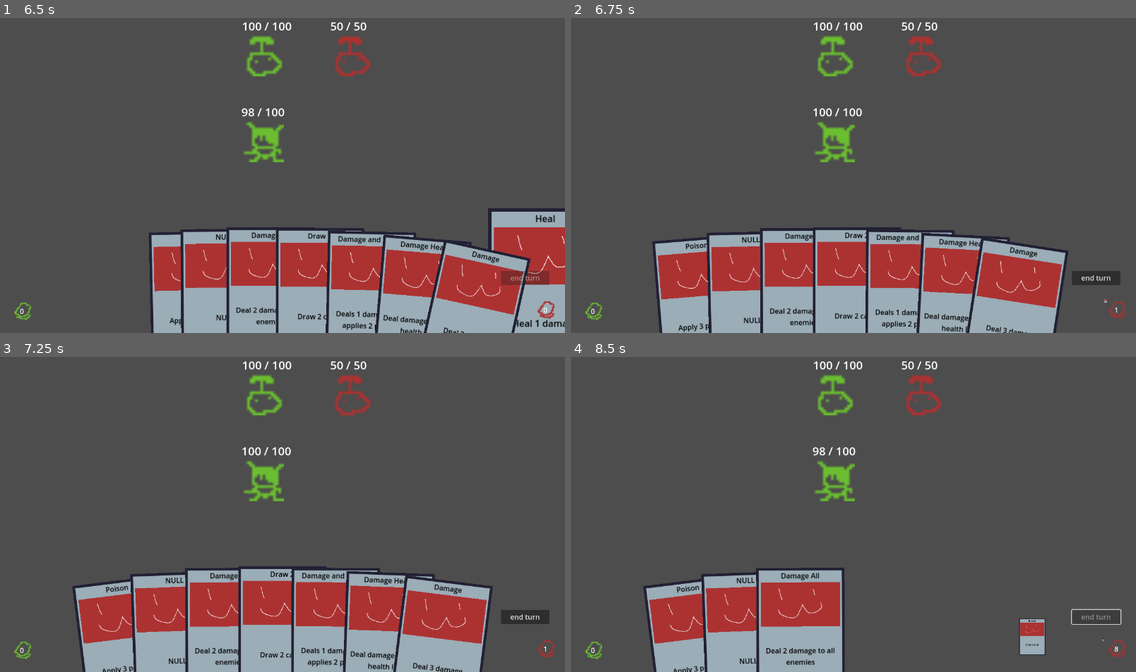
Above: before the commit, frames 1-4 (two rows, left to right).
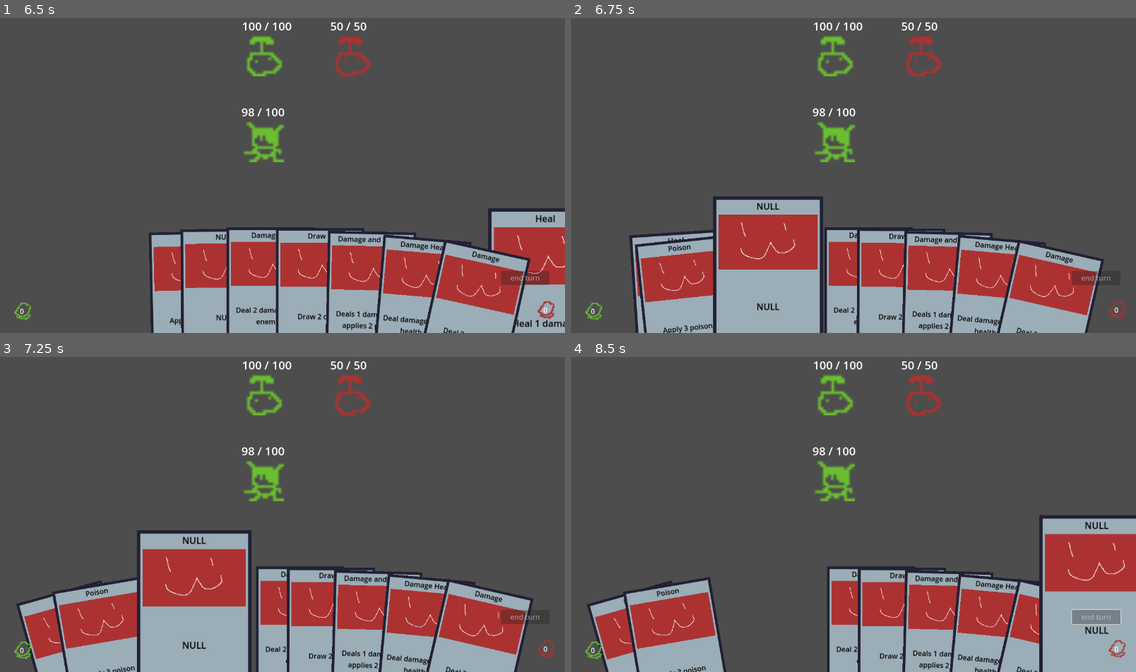
Above: after the commit, the same moments.

Repository: Saplings-Projects/1M_sub
Game: Godot game, scene res://#Scenes/TestingScene.tscn
The game is run twice, just before and just after one commit, with the same random seed, the same clock (stepped at 60 frames per second) and the same inputs.
Inputs (mouse positions are in pixels of both pictures, inside the frame that each line leads up to):
- Up to frame 1 (6.5 s): click (259, 288) at 0.52 s; click "0" at 1.25 s; click "end turn" at 2 s; click "8" at 2.75 s; click "0" at 3.5 s; click (158, 295) at 4.27 s; click "0" at 5 s; click "0" at 5.75 s
- Up to frame 2 (6.75 s): click (763, 292) at 6.52 s
- Up to frame 3 (7.25 s): no input
- Up to frame 4 (8.5 s): click "1" (after the commit: "0") at 7.25 s; click (1096, 618) at 8 s, where only the run before the commit has a clickable "end turn"

Frame 1 is identical in both runs. In frame 2, 13% of the frame differs, in the area x 10-97%, y 28-100%; in frame 3, 14%; in frame 4, 29%, in the area x 2-100%, y 50-100%.

Commit message:
Changed on_card_play function to take array instead of single entity
Changed the function in title and any place it was called

Diff:
--- a/#Scenes/TestingScene.tscn
+++ b/#Scenes/TestingScene.tscn
@@ -35,7 +35,7 @@
 grow_vertical = 2
 mouse_filter = 2
 
-[node name="CardContainer" parent="CanvasLayer/UIControl" node_paths=PackedStringArray("draw_pile_ui", "discard_pile_ui") instance=ExtResource("3_e7sws")]
+[node name="CardContainer" parent="CanvasLayer/UIControl" node_paths=PackedStringArray("draw_pile_ui", "discard_pile_ui", "battler_refrence") instance=ExtResource("3_e7sws")]
 layout_mode = 1
 anchors_preset = 7
 anchor_left = 0.5
@@ -44,15 +44,22 @@
 anchor_bottom = 1.0
 grow_horizontal = 2
 grow_vertical = 0
+card_hovered_offset = null
 default_deck = Array[Resource("res://Cards/CardBase.gd")]([ExtResource("4_wvn3v"), ExtResource("5_j1lqt"), ExtResource("6_4124l"), ExtResource("7_smkw8"), ExtResource("9_ojxic"), ExtResource("8_x6t2k"), ExtResource("10_w0xgm"), ExtResource("11_3k5t2")])
 starting_hand_size = 10
+max_hand_size = null
+card_draw_time = null
+card_discard_time = null
 max_hand_width = 900.0
 min_card_separation = 90.0
 max_card_separation = 120.0
 hover_offset_max = 100.0
 max_rotation = 40.0
+max_hand_offset_y = null
 draw_pile_ui = NodePath("../DrawPile")
 discard_pile_ui = NodePath("../DiscardPile")
+play_at_height = -400.0
+battler_refrence = NodePath("../../../Battler")
 
 [node name="EndTurnButton" type="Button" parent="CanvasLayer/UIControl"]
 layout_mode = 1
--- a/Cards/CardBase.gd
+++ b/Cards/CardBase.gd
@@ -48,12 +48,9 @@
 	return caster.get_party_component().can_play_on_entity(application_type, target)
 
 
-func on_card_play(caster: Entity, target: Entity) -> void:
-	_apply_all_effects(target)
-	_deal_damage(caster, target)
-	_apply_status(caster, target)
-	_draw_cards()
-	_discard_random_cards()
+func on_card_play(caster: Entity, targets: Array[Entity]) -> void:
+	for entity : Entity in targets:
+		_apply_all_effects(entity)
 	CardManager.on_card_action_finished.emit(self)
 	# TODO add other functionality that lots of cards may share (eg: restore AP)
 
--- a/Cards/CardContainer.gd
+++ b/Cards/CardContainer.gd
@@ -314,16 +314,16 @@
 
 func _play_card():
 	var queued_card_data: CardBase = queued_card.card_data
-	var target : Entity
+	var target : Array[Entity]
 
 
 	match queued_card_data.application_type:
 		Enums.ApplicationType.ALL:
-			target = PlayerManager.player
+			target = [PlayerManager.player]
 		Enums.ApplicationType.ENEMY_ONLY:
-			target = battler_refrence._enemy_list[0]
+			target = battler_refrence._enemy_list
 		Enums.ApplicationType.FRIENDLY_ONLY:
-			target = PlayerManager.player
+			target = [PlayerManager.player]
 	# remove queued card, then play the card
 	# This is so the queued card doesn't have any influence over our hand count
 	CardManager.card_container.remove_queued_card()
--- a/Cards/Resource/Card_DamageAll.tres
+++ b/Cards/Resource/Card_DamageAll.tres
@@ -15,11 +15,11 @@
 
 [resource]
 script = ExtResource("1_j02oq")
-damage_to_apply_to_target = 2.0
+damage_to_apply_to_target = 0.0
 damage_to_apply_to_caster = 0.0
 status_to_apply_to_target = Array[Resource("res://Status/StatusBase.gd")]([])
 status_to_apply_to_caster = Array[Resource("res://Status/StatusBase.gd")]([])
-affect_all_targets = true
+affect_all_targets = false
 affect_all_casters = false
 amount_of_cards_to_draw = 0
 amount_of_cards_to_discard = 0
--- a/Core/Battler.gd
+++ b/Core/Battler.gd
@@ -72,7 +72,7 @@
 		assert(can_attack == true, "Enemy failed to attack.")
 
 		if can_attack:
-			enemy_attack.on_card_play(enemy, PlayerManager.player)
+			enemy_attack.on_card_play(enemy, [PlayerManager.player])
 
 	# TODO: temporary delay so we can see the draw pile and discard pile working
 	await get_tree().create_timer(enemy_attack_time).timeout
@@ -100,4 +100,4 @@
 			# This is so the queued card doesn't have any influence over our hand count
 			CardManager.card_container.remove_queued_card()
 			CardManager.card_container.set_active_card(queued_card_data)
-			queued_card_data.on_card_play(PlayerManager.player, entity)
+			queued_card_data.on_card_play(PlayerManager.player, [entity])
